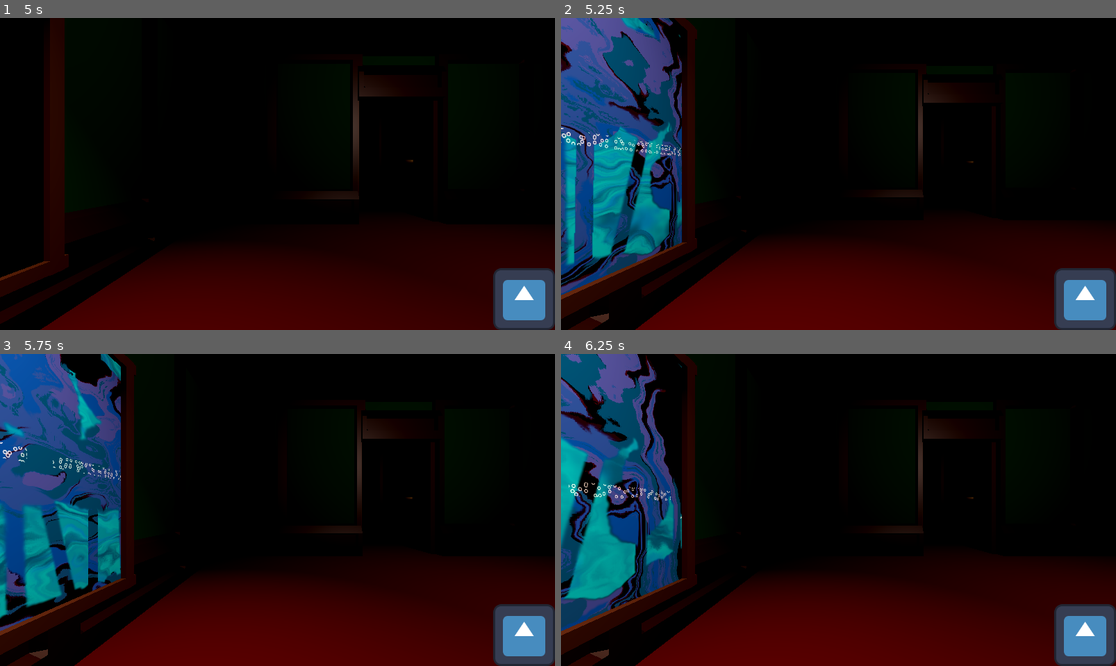
Above: before the commit, frames 1-4 (two rows, left to right).
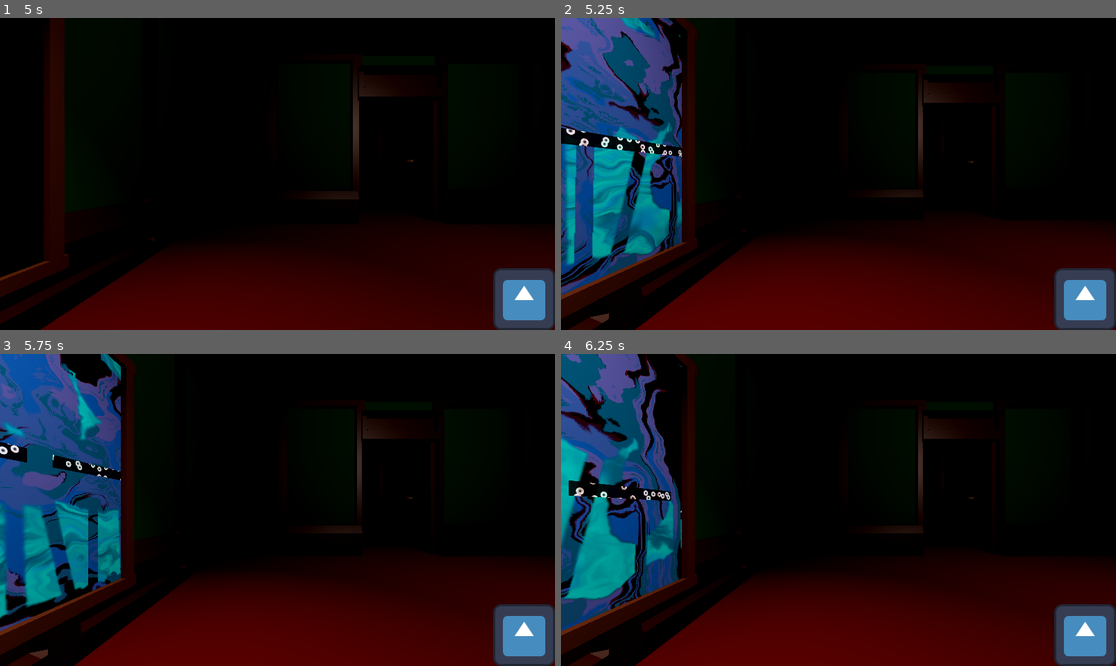
Above: after the commit, the same moments.

Repository: JohannesKoenig/tod_auf_latein
Game: Godot game, scene res://main.tscn
The game is run twice, just before and just after one commit, with the same random seed, the same clock (stepped at 60 frames per second) and the same inputs. The engine's default icon, where the game draws it, is replaced by a stand-in: a white triangle on a blue panel in a dark square. Sound files missing from this copy of the repository are replaced by a short silence.
Inputs:
- Up to frame 1 (5 s): tap Enter (EnterPainting) at 0.5, 0.6, 2.85 s; hold D (Right) 0.53-1.28 s; tap Space (Jump) at 0.77, 1.52, 2.75, 3.02, 3.77, 4.52 s; hold S (Back) 1.28-2.03 s; tap Down (LookDown) at 1.35, 3.6 s; hold D (Right) 2.03-2.78 s; tap Up (LookUp) at 2.1, 4.35 s; hold W (Forward) 2.78-3.53 s; hold A (Left) from 3.53 s (still down)
- Up to frame 2 (5.25 s): release A (Left) at 5.03 s; hold S (Back) from 5.03 s (still down); tap Enter (EnterPainting) at 5.1 s
- Up to frame 3 (5.75 s): keep holding S (Back)
- Up to frame 4 (6.25 s): release S (Back) at 5.78 s; hold D (Right) from 5.78 s (still down); tap Down (LookDown) at 5.85 s; tap Space (Jump) at 6.02 s

Frame 1 is identical in both runs. In frame 2, 0.8% of the frame differs, in the area x 0-22%, y 35-45%; in frame 3, 0.7%; in frame 4, 0.6%.

Commit message:
add bubbles

Diff:
--- a/tod-auf-latein/2D/platform_bubble.gdshader
+++ b/tod-auf-latein/2D/platform_bubble.gdshader
@@ -12,6 +12,8 @@
 uniform vec4 background_color = vec4(0.0, 0.0, 0.0, 1.0);
 uniform vec2 grid_vec = vec2(2.0, 2.0); //How to repeat the gradient
 uniform vec2 grid_bubbles = vec2(20.0, 10.0); //How many bubbles; can also make them oval
+
+
 
 vec2 random(vec2 uv) {
 	return vec2(fract(sin(dot(uv.xy,
@@ -50,5 +52,5 @@
 	//You can change the float values here to modify the bubbles; don't ask for a mathematical explanation, I don't know
 	vec3 color = mix(vec3(worley) * multi_color.rgb * 3.0, background_color.rgb , smoothstep(0.4, 0.5, worley * 1.5)); //The weight controls the bubbles' rim and size
 	COLOR.rgb = color;
-	COLOR.a = color.r; //Preserve the original texture's transparency
+	COLOR.a = 0.7; //Preserve the original texture's transparency
 }
--- a/tod-auf-latein/2D/platform_buble_material.tres
+++ b/tod-auf-latein/2D/platform_buble_material.tres
@@ -12,8 +12,8 @@
 
 [resource]
 shader = ExtResource("1_wk7m5")
-shader_parameter/speed = 0.7
+shader_parameter/speed = 0.9
 shader_parameter/background_color = Vector4(0, 0, 0, 1)
 shader_parameter/grid_vec = Vector2(2, 2)
-shader_parameter/grid_bubbles = Vector2(10, 5)
+shader_parameter/grid_bubbles = Vector2(5, 3)
 shader_parameter/gradient = SubResource("GradientTexture2D_cakgp")
--- a/tod-auf-latein/3D/painting/painting.tres
+++ b/tod-auf-latein/3D/painting/painting.tres
@@ -152,7 +152,6 @@
 
 }
 "
-graph_offset = Vector2(-611.52, -473.28)
 nodes/fragment/0/position = Vector2(680, 700)
 nodes/fragment/2/node = SubResource("VisualShaderNodeTexture2DParameter_cej3b")
 nodes/fragment/2/position = Vector2(-3520, 320)
